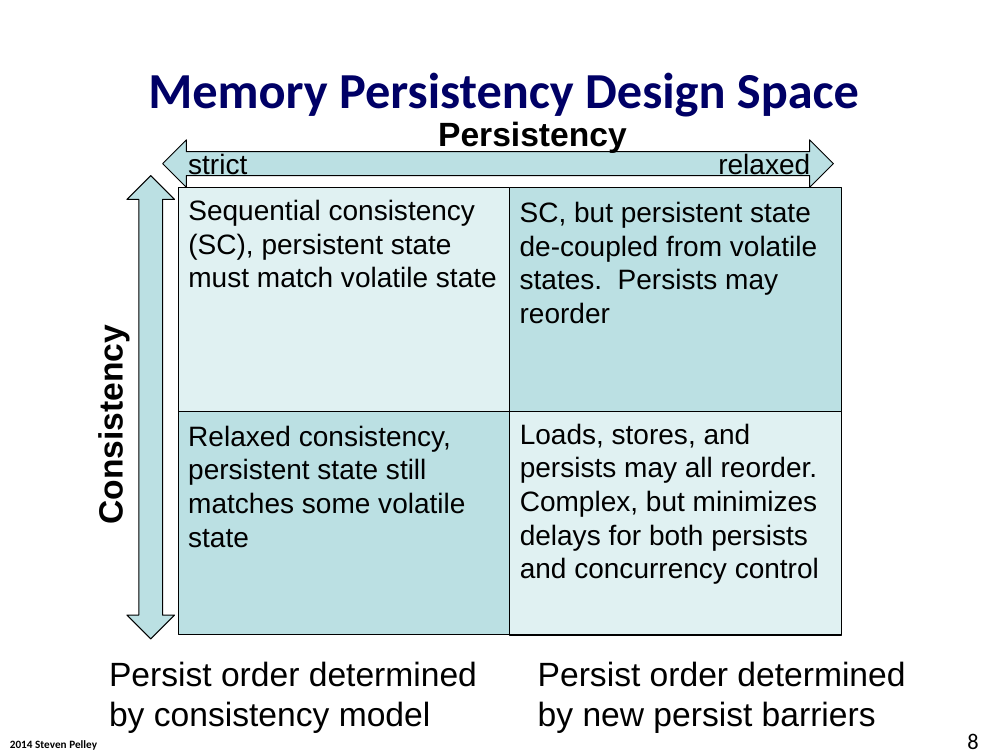
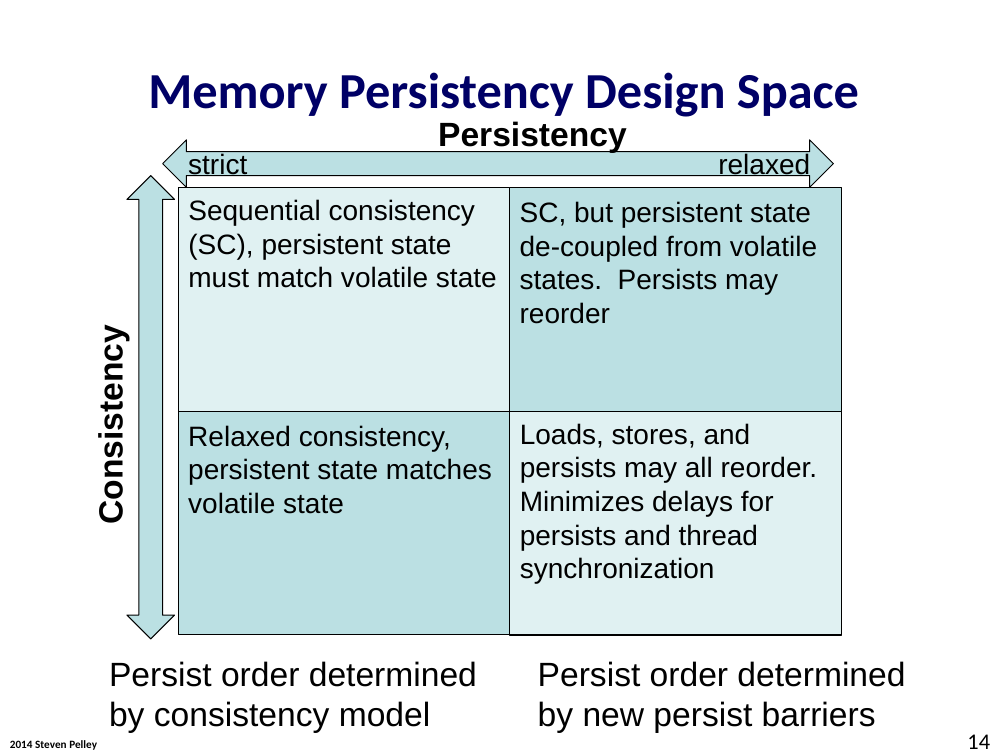
Before and after one commit to Abulila/dissertation, a slide deck: slide 14 of proposal/defense.pptx (slide 8 before the commit). Drawn at 1008x756 pixels with LibreOffice and Linux fonts; fonts in the diff are those of the drawing; background and template pictures are left out. Boxes give left, top, right and bottom in pixels: in the first picture for what was removed or moved away, otherwise in the second. Text is boxed around its words. In the diff, an @@ line names an element or a change of style, - is before the commit and + after.

Commit message:
defense.pptx: persistency definition and backup slides

```diff
--- a/proposal/defense.pptx
+++ b/proposal/defense.pptx
@@ text at [188, 425, 492, 514]: text changed @@
-Relaxed consistency, persistent state still matches some volatile state
+Relaxed consistency, persistent state matches volatile state
@@ text in rectangle at [520, 423, 818, 583]: text changed @@
-Loads, stores, and persists may all reorder. Complex, but minimizes delays for both persists and concurrency control
+Loads, stores, and persists may all reorder. Minimizes delays for persists and thread synchronization
@@ page number at [967, 734, 990, 749]: text changed @@
-8
+14
```
Also in this commit, not shown: 15 other slides changed, 9 slides added.
